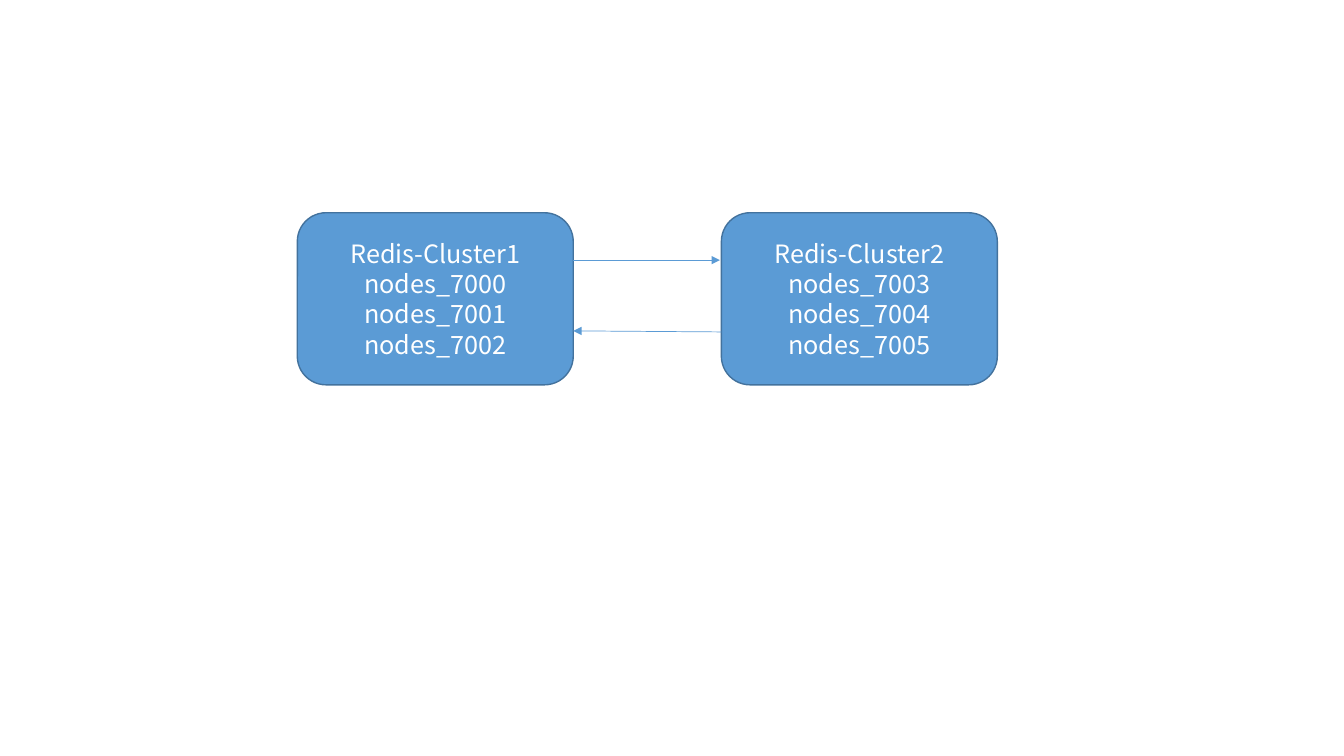
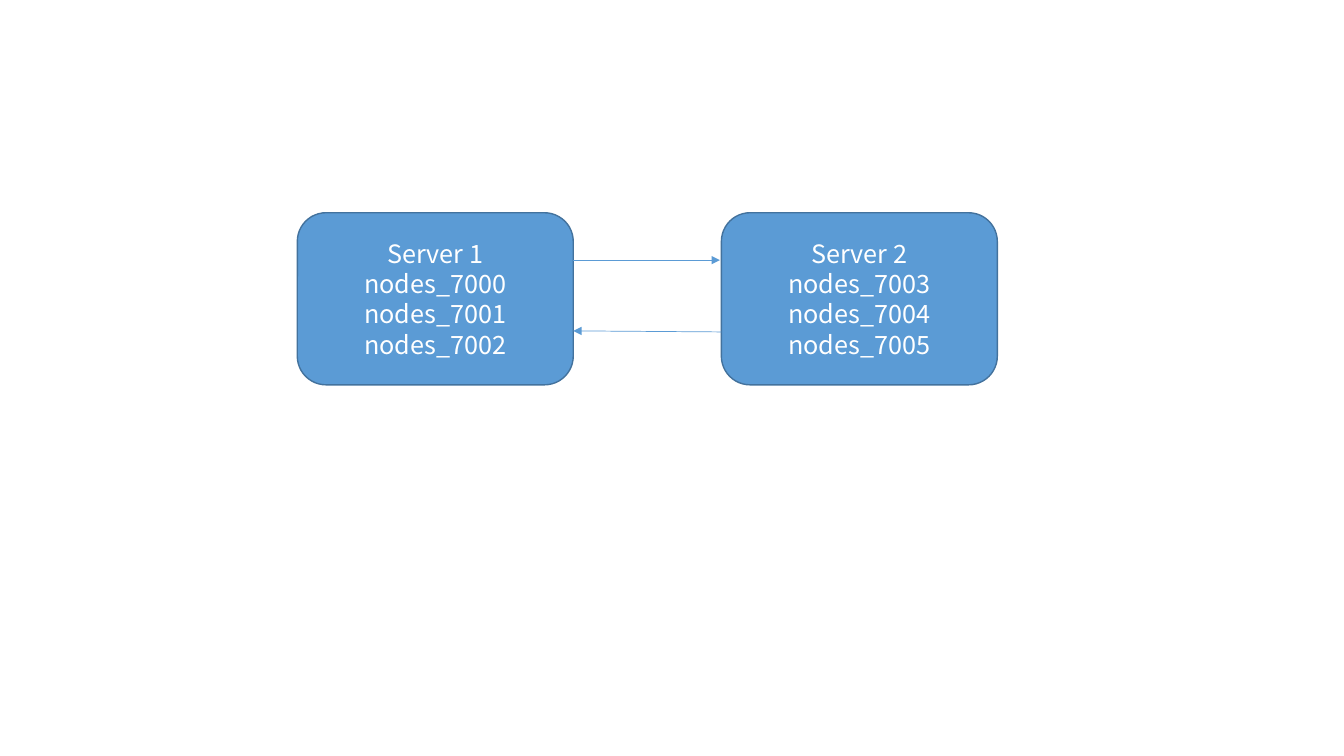
Before and after one commit to cxinping/Redis, a slide deck: slide 1 of Tools/redis架构图.pptx. Drawn at 1344x756 pixels with LibreOffice and Linux fonts; fonts in the diff are those of the drawing. Boxes give left, top, right and bottom in pixels: in the first picture for what was removed or moved away, otherwise in the second. Text is boxed around its words. In the diff, an @@ line names an element or a change of style, - is before the commit and + after.

Commit message:
优化架构图

```diff
--- a/Tools/redis架构图.pptx
+++ b/Tools/redis架构图.pptx
@@ text in rounded rectangle at (x1=387, y1=244, x2=483, y2=264): text changed @@
-Redis-Cluster1
+Server 1
@@ text in rounded rectangle at (x1=811, y1=244, x2=907, y2=264): text changed @@
-Redis-Cluster2
+Server 2
```
